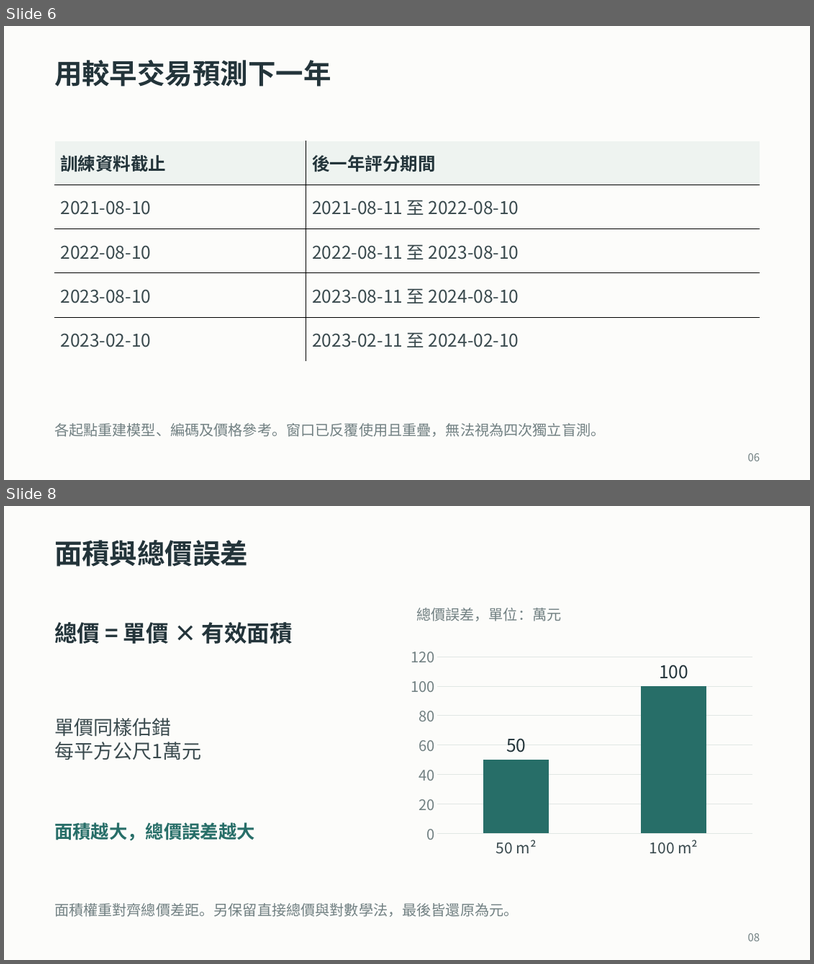
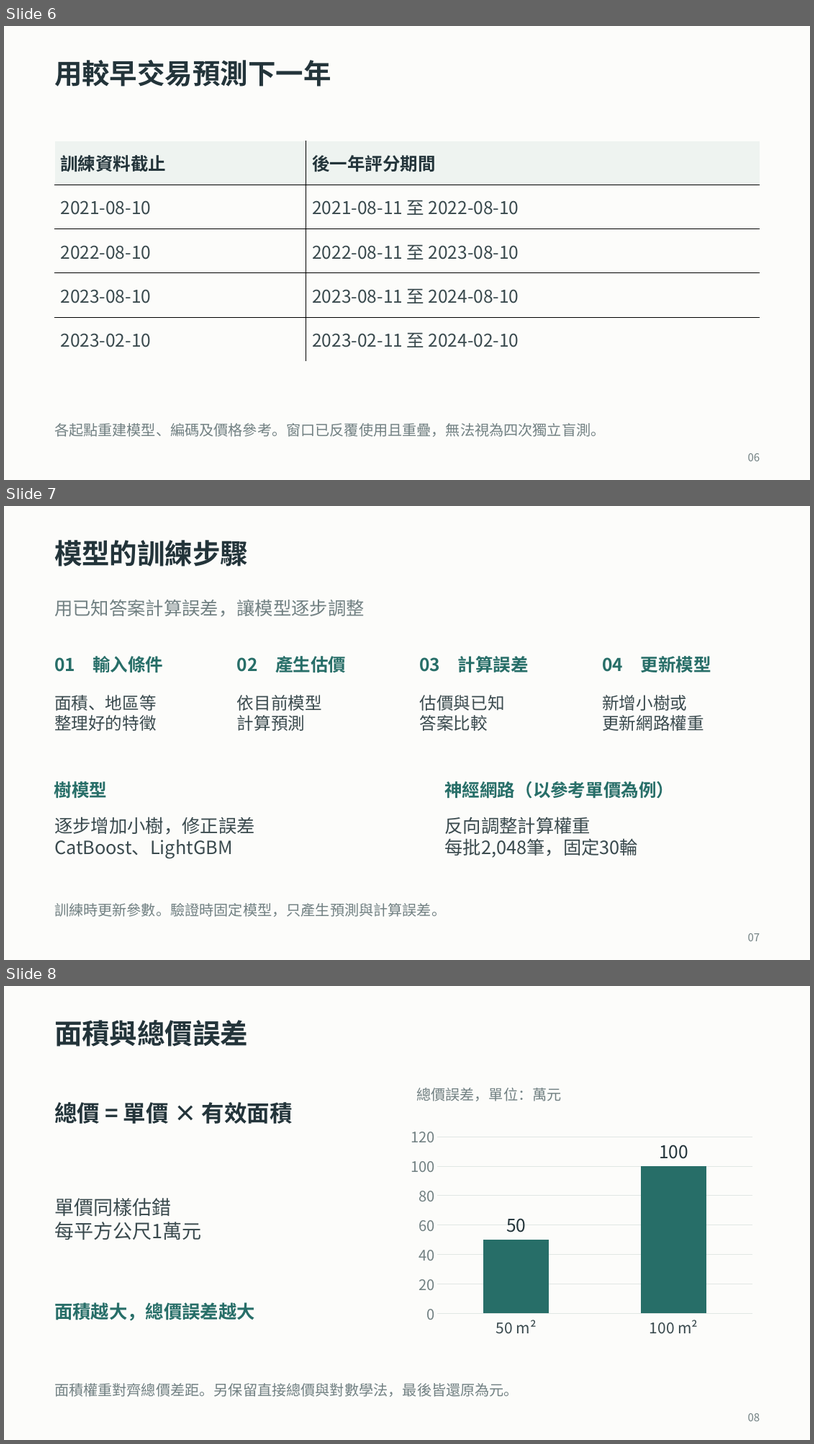
Before and after one commit to ziyi930108/nycu-house-price-regression, a slide deck: teaching/final_presentation/台灣房屋銷售價格預測挑戰賽_上台簡報.pptx. Shown one above the other, each under a label of ours: slides 6 and 8 before the commit, slides 6, 7 and 8 after it; the slides between them are not shown. The pictures are 814x964 and 814x1444 pixels, drawn with LibreOffice and Linux fonts; fonts in the diff are those of the drawing. Boxes give left, top, right and bottom in pixels: in the first picture for what was removed or moved away, otherwise in the second. Text is boxed around its words. In the diff, an @@ line names an element or a change of style, - is before the commit and + after.

```diff
--- a/teaching/final_presentation/台灣房屋銷售價格預測挑戰賽_上台簡報.pptx
+++ b/teaching/final_presentation/台灣房屋銷售價格預測挑戰賽_上台簡報.pptx
@@ slide 7 added at (4,506,810,960), background #FCFCFA @@
@@ text added at (54,540,248,566), 33 pt, text #23343A, bold @@
+模型的訓練步驟
@@ text added at (54,599,365,617), 21.8 pt, text #718082 @@
+用已知答案計算誤差，讓模型逐步調整
@@ text added at (54,656,163,672), 21 pt, text #276E68, bold @@
+01 輸入條件
@@ text added at (237,656,346,673), 21 pt, text #276E68, bold @@
+02 產生估價
@@ text added at (420,656,529,672), 21 pt, text #276E68, bold @@
+03 計算誤差
@@ text added at (602,656,712,672), 21 pt, text #276E68, bold @@
+04 更新模型
@@ text added at (54,695,157,731), 20.2 pt, text #3A4A4E @@
+面積、地區等
+整理好的特徵
@@ text added at (237,695,322,731), 20.2 pt, text #3A4A4E @@
+依目前模型
+計算預測
@@ text added at (420,695,505,731), 20.2 pt, text #3A4A4E @@
+估價與已知
+答案比較
@@ text added at (602,695,705,731), 20.2 pt, text #3A4A4E @@
+新增小樹或
+更新網路權重
@@ text added at (54,778,107,800), 21 pt, text #276E68, bold @@
+樹模型
@@ text added at (445,781,674,798), 21 pt, text #276E68, bold @@
+神經網路（以參考單價為例）
@@ text added at (54,816,255,859), 21.8 pt, text #3A4A4E @@
+逐步增加小樹，修正誤差
+CatBoost、LightGBM
@@ text added at (445,816,638,857), 21.8 pt, text #3A4A4E @@
+反向調整計算權重
+每批2,048筆，固定30輪
@@ text added at (54,903,446,916), 17.2 pt, text #718082 @@
+訓練時更新參數。驗證時固定模型，只產生預測與計算誤差。
@@ text added at (748,933,761,941), 12.8 pt, text #718082 @@
+07
```
Also in this commit, not shown: 6 slides changed, 2 other slides added, 9 slides removed, 25 other files.
